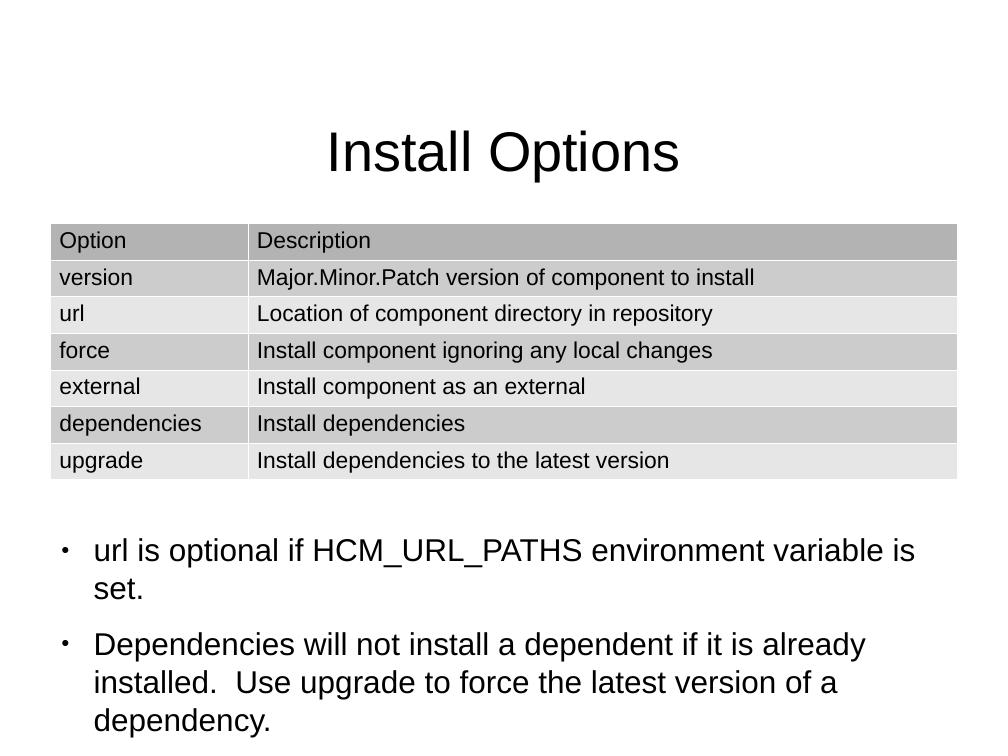
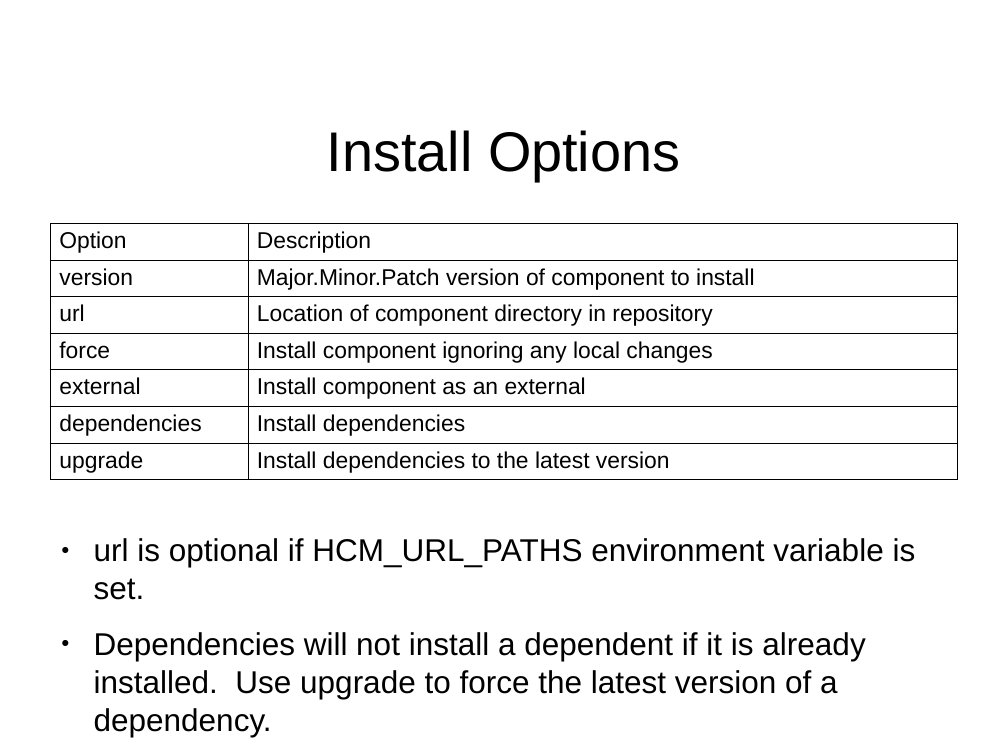
Before and after one commit to jeremiah-c-leary/hdl-component-manager, a slide deck: slide 9 of docs/presentations/hdl-component-manager.odp (slide 8 before the commit). Drawn at 1008x756 pixels with LibreOffice and Linux fonts; fonts in the diff are those of the drawing; background and template pictures are left out. Boxes give left, top, right and bottom in pixels: in the first picture for what was removed or moved away, otherwise in the second. Text is boxed around its words. In the diff, an @@ line names an element or a change of style, - is before the commit and + after.

```diff
--- a/docs/presentations/hdl-component-manager.odp
+++ b/docs/presentations/hdl-component-manager.odp
@@ table at (50,223,958,477) @@
@@ fill #B3B3B3 to none in row 1 @@
@@ fill #CCCCCC to none in 6 cells @@
@@ fill #E6E6E6 to none in 6 cells @@
@@ borders changed @@
```
Also in this commit, not shown: 8 other slides changed, 3 slides added, 1 slide removed.
